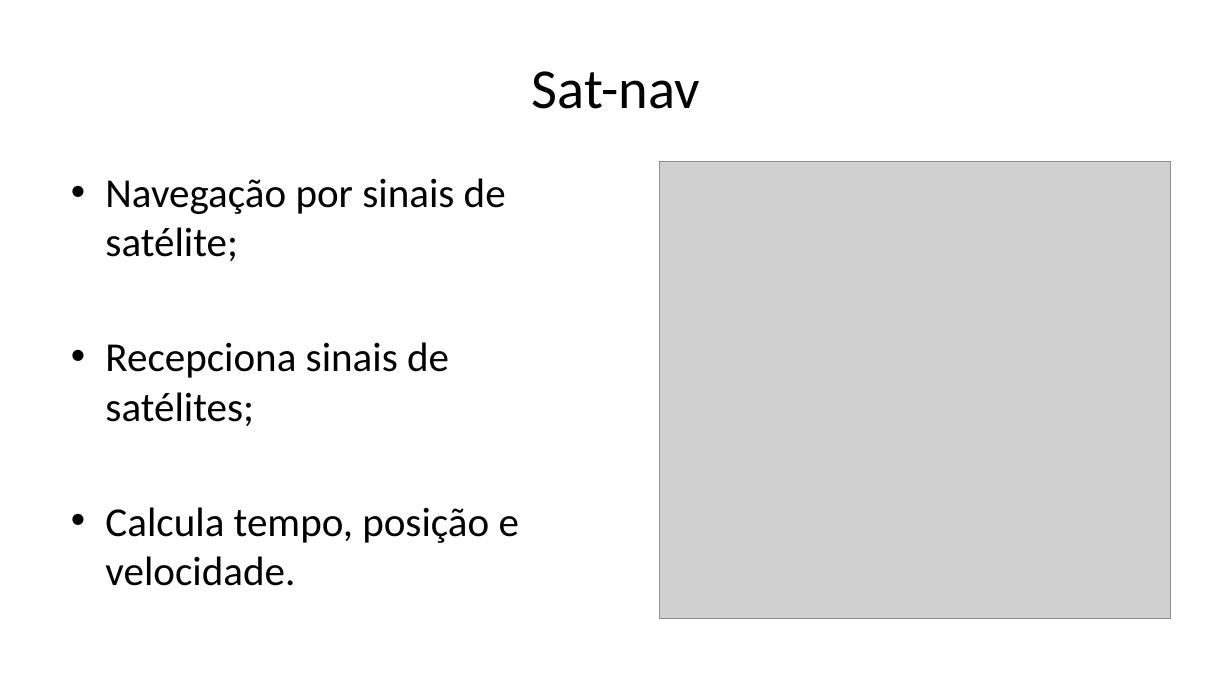
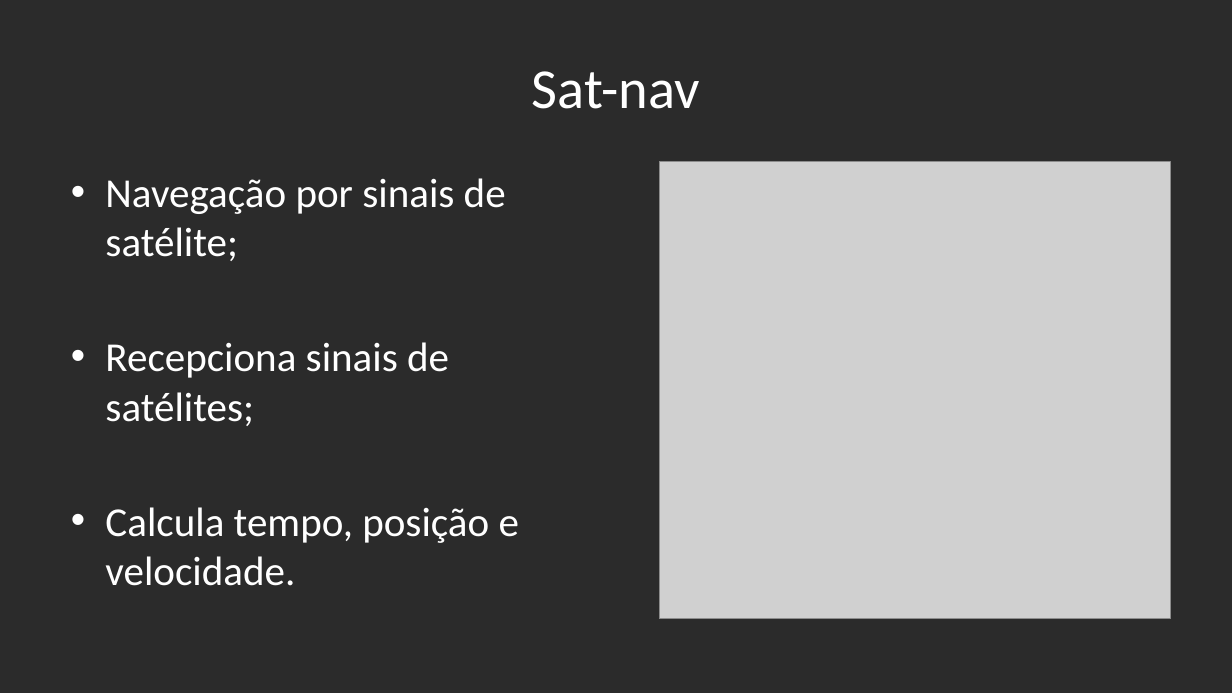
Before and after one commit to gktrainer/RacingTelemetry, a slide deck: slide 7 of 01_TCCDocs/TCCDocs_Arduino.pptx. Drawn at 1232x693 pixels with LibreOffice and Linux fonts; fonts in the diff are those of the drawing; grey boxes stand for pictures; background and template pictures are left out; a plain dark background stands for a picture behind light text. Boxes give left, top, right and bottom in pixels: in the first picture for what was removed or moved away, otherwise in the second. Text is boxed around its words. In the diff, an @@ line names an element or a change of style, - is before the commit and + after.

```diff
--- a/01_TCCDocs/TCCDocs_Arduino.pptx
+++ b/01_TCCDocs/TCCDocs_Arduino.pptx
@@ background #FFFFFF to picture (left out) @@
@@ title "Sat-nav" at box(532, 71, 700, 109): text colour #000000 to #FFFFFF @@
@@ text "Navegação por sinais de satélite;" at box(105, 178, 519, 586): text colour #000000 to #FFFFFF @@
```
Also in this commit, not shown: 20 other slides changed, 1 slide added, 2 slides removed.
